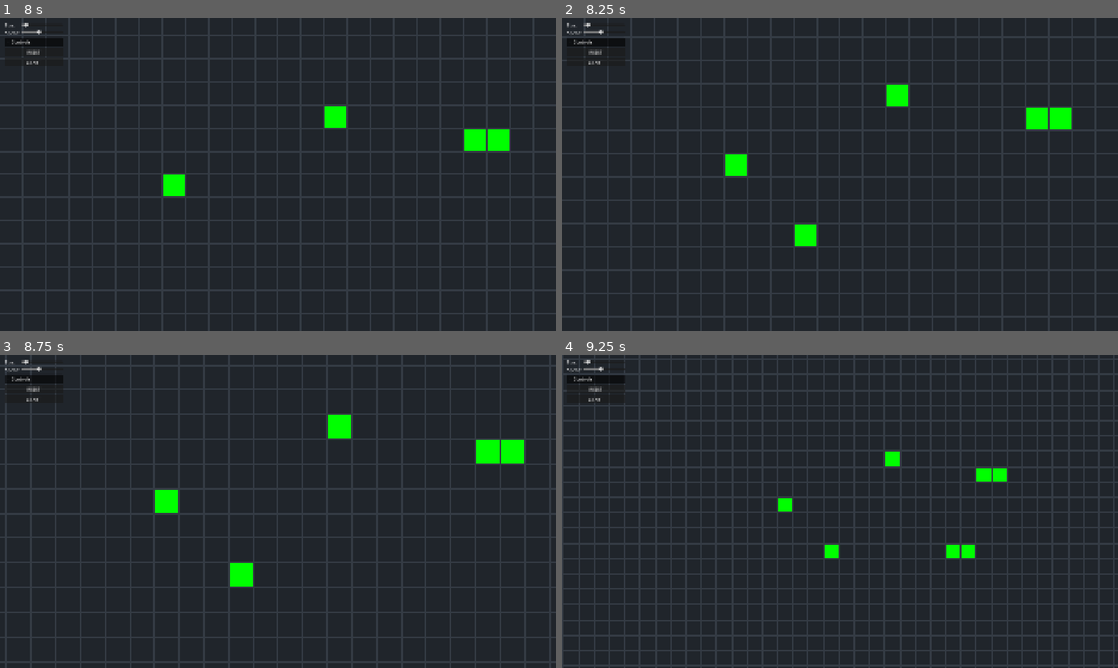
Above: before the commit, frames 1-4 (two rows, left to right).
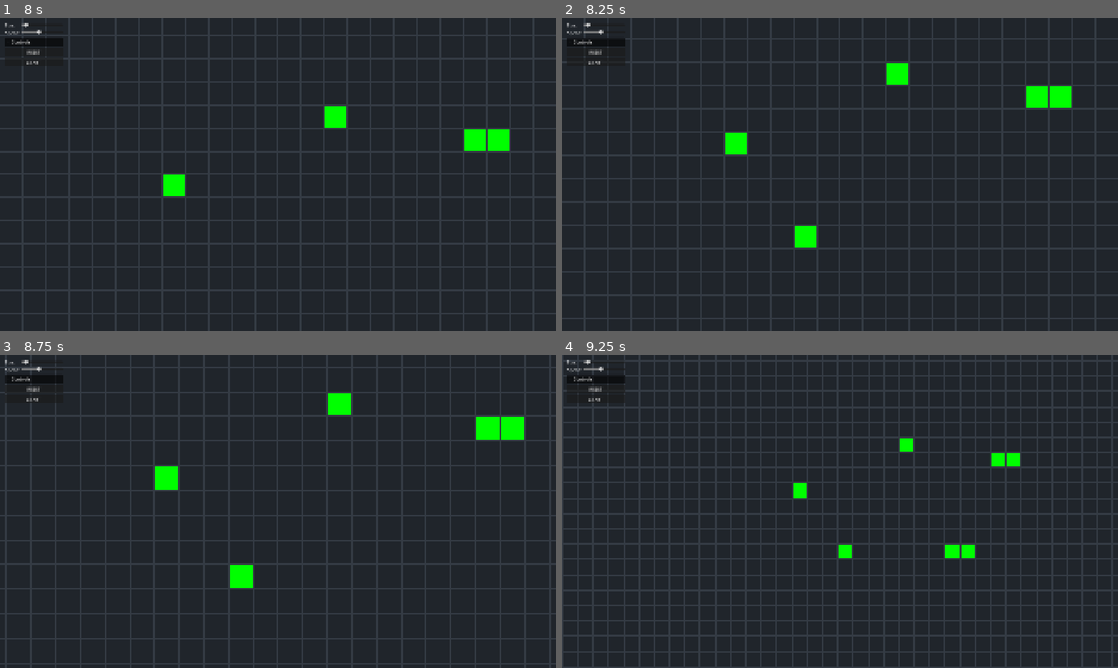
Above: after the commit, the same moments.

Repository: yasukawa426/conways-life-game-godot
Game: Godot game, scene res://scenes/main.tscn
Two runs of this game, one before a commit and one after it. Both use one fixed random seed, a clock stepped at 60 frames per second and the inputs below.
Inputs (mouse positions are in pixels of both pictures, inside the frame that each line leads up to):
- Up to frame 1 (8 s): click "START" at 0.5 s; click "STOP" at 1.25 s; click "START" at 2 s; click "STOP" at 2.75 s; click "START" at 3.5 s; click "STOP" at 4.25 s; click "RESET" at 5 s; move the mouse to (400, 158) at 5.77 s; hold E (zoom_in) 5.78-6.53 s; click (400, 158) at 5.92 s; tap Q (zoom_out) at 6.05, 6.6, 7.55 s; move the mouse to (166, 190) at 6.52 s; click (166, 190) at 6.67 s; tap E (zoom_in) at 6.8 s; move the mouse to (333, 105) at 7.27 s; hold Shift (boost) from 7.28 s (still down); click (333, 105) at 7.42 s
- Up to frame 2 (8.25 s): move the mouse to (812, 237) at 8.02 s; release Shift (boost) at 8.03 s; tap S (camera_down) at 8.1 s; click (812, 237) at 8.17 s
- Up to frame 3 (8.75 s): tap E (zoom_in) at 8.3 s
- Up to frame 4 (9.25 s): move the mouse to (1006, 558) at 8.77 s; hold Q (zoom_out) from 8.78 s (still down); tap A (camera_left) at 8.85 s; click (1006, 558) at 8.92 s

Frame 1 is identical in both runs. In frame 2, 15% of the frame differs, in the area x 0-100%, y 5-97%; in frame 3, 14%; in frame 4, 26%, in the area x 0-100%, y 0-100%.

Commit message:
feat: allow scroll wheel to zoom

Diff:
--- a/project.godot
+++ b/project.godot
@@ -57,11 +57,13 @@
 zoom_in={
 "deadzone": 0.2,
 "events": [Object(InputEventKey,"resource_local_to_scene":false,"resource_name":"","device":-1,"window_id":0,"alt_press …(192 unchanged characters)…
+, Object(InputEventMouseButton,"resource_local_to_scene":false,"resource_name":"","device":-1,"window_id":0,"alt_pressed":false,"shift_pressed":false,"ctrl_pressed":false,"meta_pressed":false,"button_mask":0,"position":Vector2(0, 0),"global_position":Vector2(0, 0),"factor":1.0,"button_index":4,"canceled":false,"pressed":false,"double_click":false,"script":null)
 ]
 }
 zoom_out={
 "deadzone": 0.2,
 "events": [Object(InputEventKey,"resource_local_to_scene":false,"resource_name":"","device":-1,"window_id":0,"alt_press …(192 unchanged characters)…
+, Object(InputEventMouseButton,"resource_local_to_scene":false,"resource_name":"","device":-1,"window_id":0,"alt_pressed":false,"shift_pressed":false,"ctrl_pressed":false,"meta_pressed":false,"button_mask":0,"position":Vector2(0, 0),"global_position":Vector2(0, 0),"factor":1.0,"button_index":5,"canceled":false,"pressed":false,"double_click":false,"script":null)
 ]
 }
 set_alive={
--- a/scenes/camera_2d.gd
+++ b/scenes/camera_2d.gd
@@ -1,5 +1,5 @@
 extends Camera2D
-const BASE_SPEED: float = 500.0
+const BASE_SPEED: float = 1000.0
 const BOOST_MULTIPLIER: float = 2
 const ZOOM_AMOUNT: float = 2
 
@@ -25,3 +25,11 @@
 	position += Vector2(horizontal, vertical) * speed * delta
 	position = position.clamp(Vector2(200, 170), Vector2(1700, 900))
 	zoom = zoom.clampf(1, 6.5)
+
+func _input(event: InputEvent) -> void:
+	# scroll wheel is only detected by action released
+	if event is InputEventMouseButton:
+		if event.is_action_released("zoom_in"):
+			zoom += ZOOM_AMOUNT * Vector2.ONE / 10
+		elif event.is_action_released("zoom_out"):
+			zoom -= ZOOM_AMOUNT * Vector2.ONE / 10
